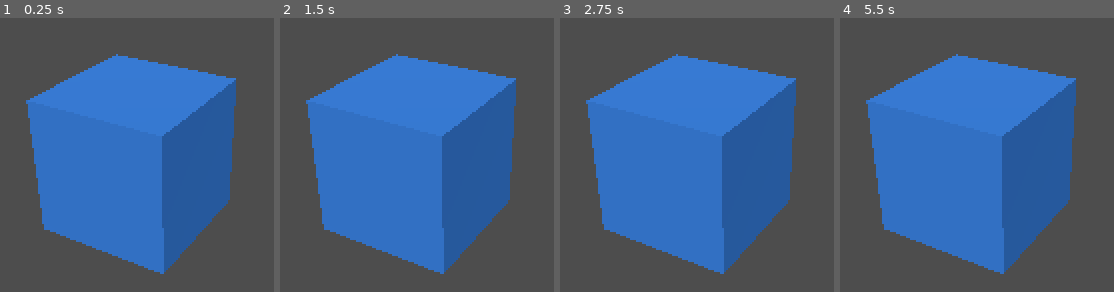
Above: before the commit, frames 1-4 (left to right).
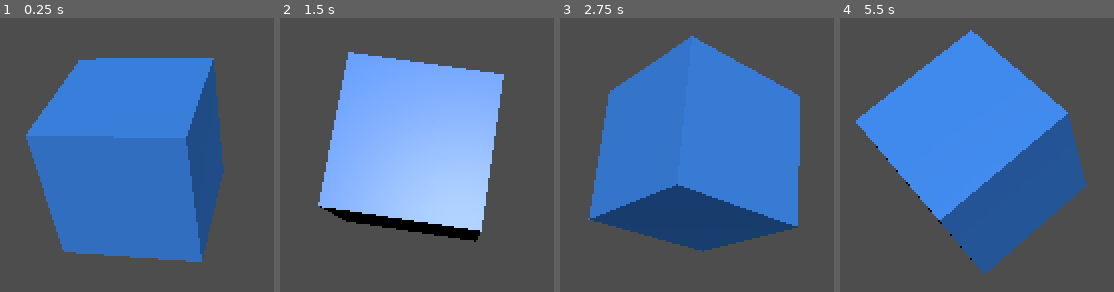
Above: after the commit, the same moments.

Repository: nehalsayyed313/compose-
Game: Godot game, scene res://main.tscn
Two runs of this game, one before a commit and one after it. Both use one fixed random seed, a clock stepped at 60 frames per second and the inputs below.
Inputs:
- Up to frame 1 (0.25 s): no input
- Up to frame 2 (1.5 s): no input
- Up to frame 3 (2.75 s): no input
- Up to frame 4 (5.5 s): no input

The runs differ from the first frame. In frame 1, 13% of the frame differs, in the area x 9-87%, y 13-94%; in frame 2, 47%, in the area x 9-87%, y 12-94%; in frame 3, 26%; in frame 4, 41%.

Commit message:
Update main.tscn

Diff:
--- a/main.tscn
+++ b/main.tscn
@@ -1,4 +1,6 @@
-[gd_scene format=3 uid="uid://d3cubescene01"]
+[gd_scene load_steps=4 format=3 uid="uid://d3cubescene01"]
+
+[ext_resource type="Script" path="res://cube.gd" id="1_cube_script"]
 
 [sub_resource type="BoxMesh" id="BoxMesh_cube"]
 
@@ -11,6 +13,7 @@
 [node name="Cube" type="MeshInstance3D" parent="."]
 mesh = SubResource("BoxMesh_cube")
 surface_material_override/0 = SubResource("StandardMaterial3D_cube")
+script = ExtResource("1_cube_script")
 
 [node name="DirectionalLight3D" type="DirectionalLight3D" parent="."]
 transform = Transform3D(0.866025, -0.353553, 0.353553, 0, 0.707107, 0.707107, -0.5, -0.612372, 0.612372, 0, 5, 0)
